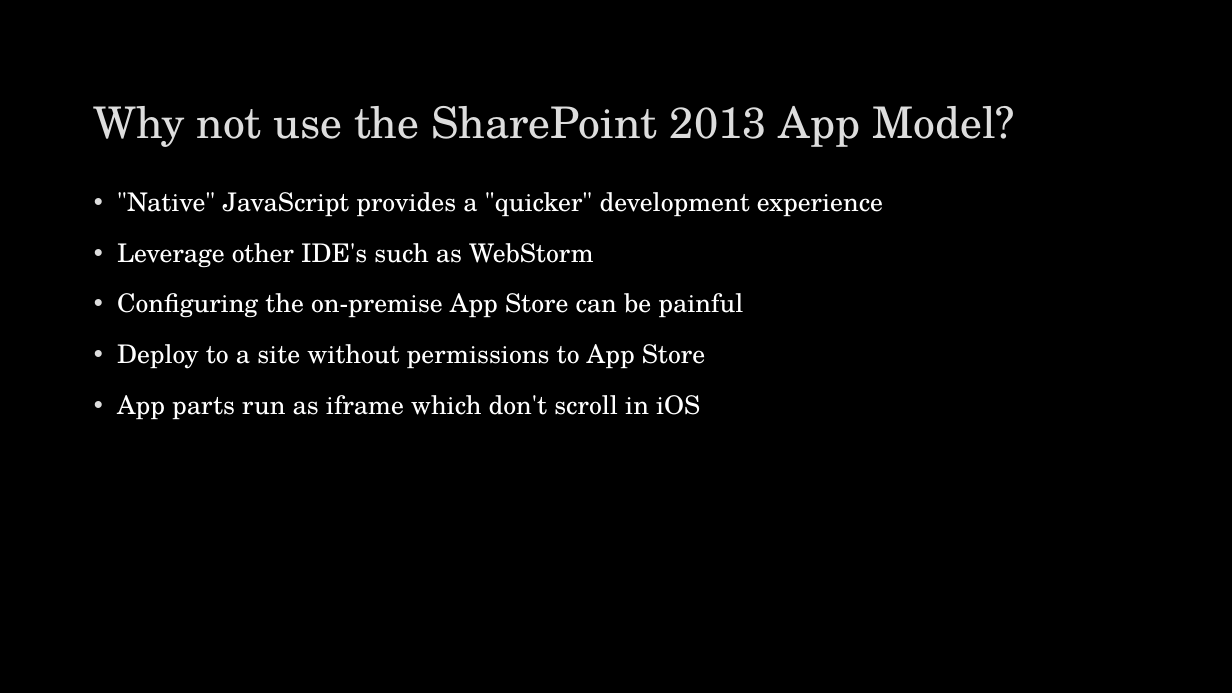
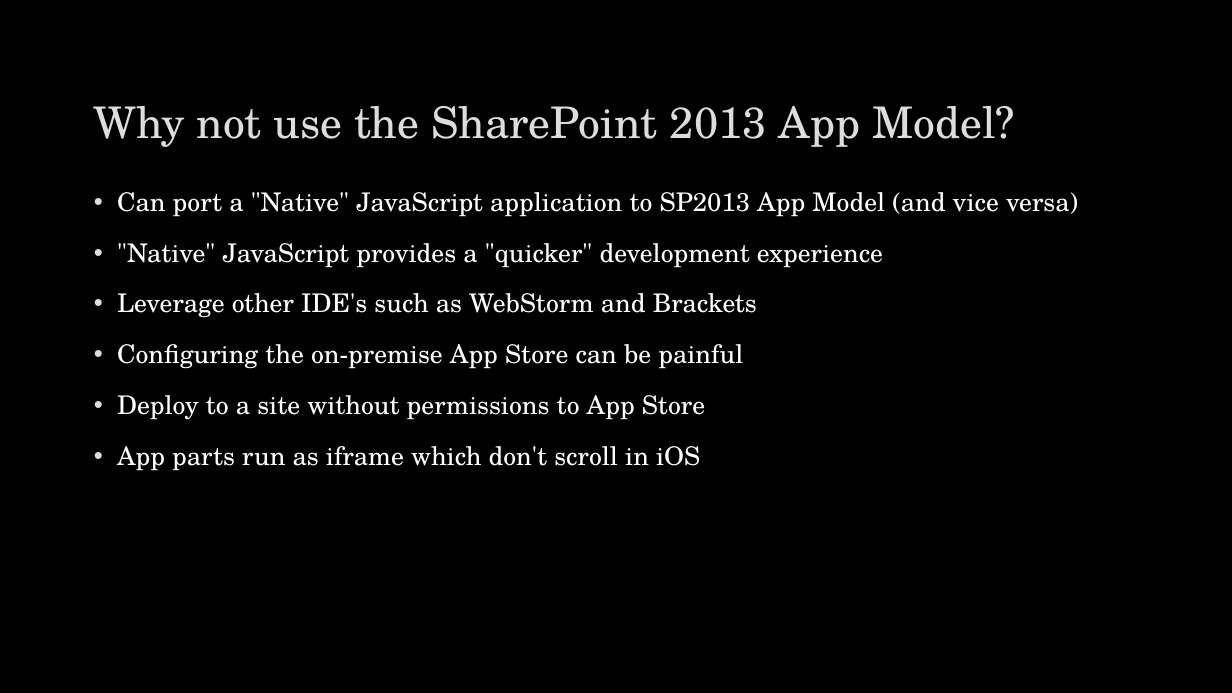
Before and after one commit to spietrek/SharePointCincy2015, a slide deck: slide 23 of Building SPAs in SharePoint Using AngularJS.pptx. Drawn at 1232x693 pixels with LibreOffice and Linux fonts; fonts in the diff are those of the drawing; background and template pictures are left out. Boxes give left, top, right and bottom in pixels: in the first picture for what was removed or moved away, otherwise in the second. Text is boxed around its words. In the diff, an @@ line names an element or a change of style, - is before the commit and + after.

```diff
--- a/Building SPAs in SharePoint Using AngularJS.pptx
+++ b/Building SPAs in SharePoint Using AngularJS.pptx
@@ text at box(117, 192, 1078, 217): paragraph added @@
+• Can port a "Native" JavaScript application to SP2013 App Model (and vice versa)
@@ text at box(117, 293, 757, 318): text changed @@
-• Leverage other IDE's such as WebStorm
+• Leverage other IDE's such as WebStorm and Brackets
```
Also in this commit, not shown: 5 other slides changed.
